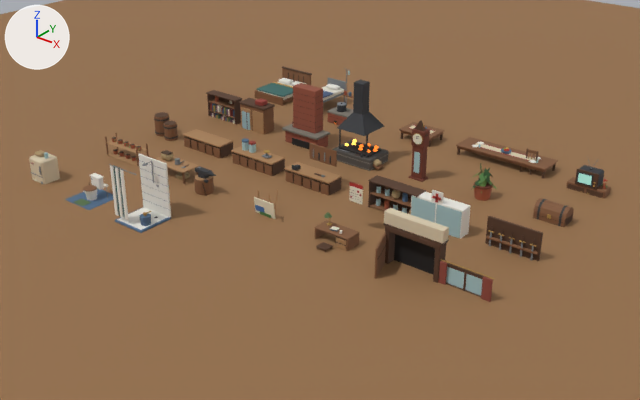
Two versions of the Blender file assets/blender/interior_furniture.blend, one commit apart.
Both versions are drawn from a 50 mm camera at (25.83, -27.75, 13.22) aimed at (8.68, -6.31, -0.07). Lighting does not change. The marker at upper left points along +X, +Y and +Z. The picture after the commit comes second.

In view in the first picture: 'Plane', 'kasur', 'konter_warung', 'meja_kerja', 'meja_panjang', 'pancuran', 'pintu', 'rak', 'rak_obat', 'rak_senjata', 'tungku', 'tungku_tempa' and 20 more.
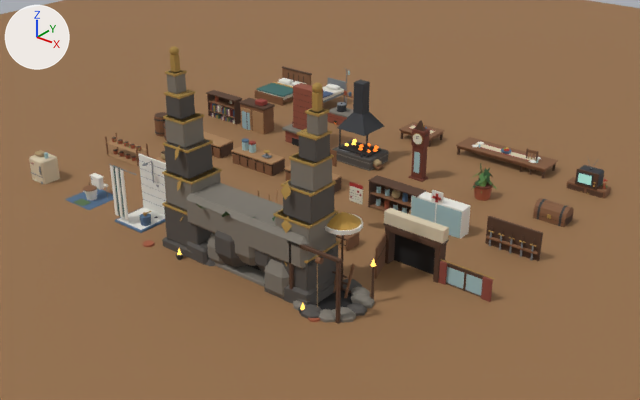
Changed parts and their boxes [x1, y1, x2, y2] in the pictures (640 x 400 px):
'gapura_swarga', added
    after: [143, 46, 363, 322]
    faces in mat_batu_gelap (dark grey #524e4a): [162, 90, 338, 305]
    faces in mat_batu (grey #7c766c): [164, 70, 336, 287]
    faces in mat_kuningan (brown #aa8844): [162, 46, 340, 266]
    faces in mat_kain_mustard (orange #bc9242): [327, 212, 361, 231]
    faces in mat_putih (white #e8e6de): [325, 213, 363, 235]
'mulut_gua', added
    after: [176, 182, 335, 314]
    faces in mat_batu (grey #7c766c): [186, 182, 333, 298]
    faces in mat_batu_gelap (dark grey #524e4a): [186, 230, 335, 304]
'lubang_dungeon', added
    after: [289, 242, 376, 324]
    faces in mat_batu (grey #7c766c): [293, 286, 375, 323]
    faces in mat_kayu_gelap (brown #563a28): [289, 242, 375, 324]
    faces in mat_batu_gelap (dark grey #524e4a): [301, 279, 367, 319]
    faces in mat_hitam (black #1a1818): [316, 290, 352, 321]
    faces in mat_kayu (brown #80583a): [315, 256, 355, 298]
'meja_kerja', unchanged, covered by the edit
    before: [284, 143, 341, 195]
    after: [284, 149, 341, 193]

Patch to the scene script:
```diff
--- a/assets/blender/interior_furniture.blend.py
+++ b/assets/blender/interior_furniture.blend.py
@@ me_cube_458 @@
+me_cube_458.from_pydata(...)  # 675 vertices, 733 faces; spans x -1.15..1.15, y -1.13..1.15, z -0.57..1.93
+# faces by material slot: [6, 140, 280, 90, 197, 7, 7, 6]
+me_cube_458.materials.append(mat_hitam)  # black #1a1818
+me_cube_458.materials.append(mat_batu_gelap)  # dark grey #524e4a
+me_cube_458.materials.append(mat_batu)  # grey #7c766c
+me_cube_458.materials.append(mat_kayu)  # brown #80583a
+me_cube_458.materials.append(mat_kayu_gelap)  # brown #563a28
+me_cube_458.materials.append(mat_karung)  # brown #aa926a
+me_cube_458.materials.append(mat_api)  # orange #fcc45c, glowing orange #fcc45c
+me_cube_458.materials.append(mat_merah_salib)  # red #b0322c
@@ me_cube_454 @@
+me_cube_454.from_pydata(...)  # 460 vertices, 459 faces; spans x -2.52..2.52, y -1.14..0.63, z -1.96..2.21
+# faces by material slot: [6, 201, 192, 6, 4, 16, 20, 14]
+me_cube_454.materials.append(mat_hitam)  # black #1a1818
+me_cube_454.materials.append(mat_batu)  # grey #7c766c
+me_cube_454.materials.append(mat_batu_gelap)  # dark grey #524e4a
+me_cube_454.materials.append(mat_daun)  # dark green #4c763c
+me_cube_454.materials.append(mat_daun_gelap)  # dark green #325830
+me_cube_454.materials.append(mat_kayu_gelap)  # brown #563a28
+me_cube_454.materials.append(mat_besi_gelap)  # dark grey #36383c
+me_cube_454.materials.append(mat_api)  # orange #fcc45c, glowing orange #fcc45c
@@ me_cube_423 @@
+me_cube_423.from_pydata(...)  # 912 vertices, 806 faces; spans x -1.46..5.66, y -1.65..1.16, z -0.25..6.19
+me_cube_423.materials.append(mat_batu_gelap)  # dark grey #524e4a
+me_cube_423.materials.append(mat_kuningan)  # brown #aa8844
+me_cube_423.materials.append(mat_batu)  # grey #7c766c
+me_cube_423.materials.append(mat_gerabah)  # brown #a65a3e
+me_cube_423.materials.append(mat_daun)  # dark green #4c763c
+me_cube_423.materials.append(mat_kain_mustard)  # orange #bc9242
+me_cube_423.materials.append(mat_kain_merah)  # red #943e34
+me_cube_423.materials.append(mat_kayu_gelap)  # brown #563a28
+me_cube_423.materials.append(mat_putih)  # white #e8e6de
@@ ob_lubang_dungeon @@
+ob_lubang_dungeon = bpy.data.objects.new('lubang_dungeon', me_cube_458)
+ob_lubang_dungeon.location = (13.0, -11.2, 0.0)
@@ ob_mulut_gua @@
+ob_mulut_gua = bpy.data.objects.new('mulut_gua', me_cube_454)
+ob_mulut_gua.location = (10.4, -11.2, 0.0)
@@ ob_gapura_swarga @@
+ob_gapura_swarga = bpy.data.objects.new('gapura_swarga', me_cube_423)
+ob_gapura_swarga.location = (7.8, -11.2, 0.0)
```
